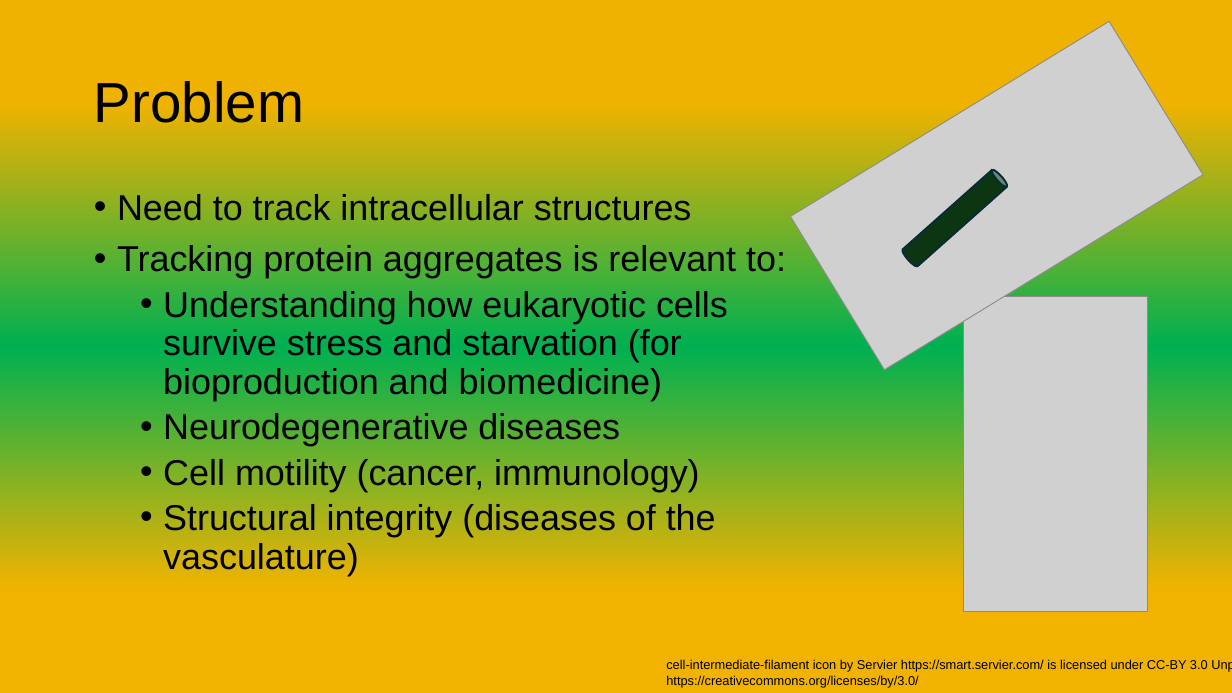
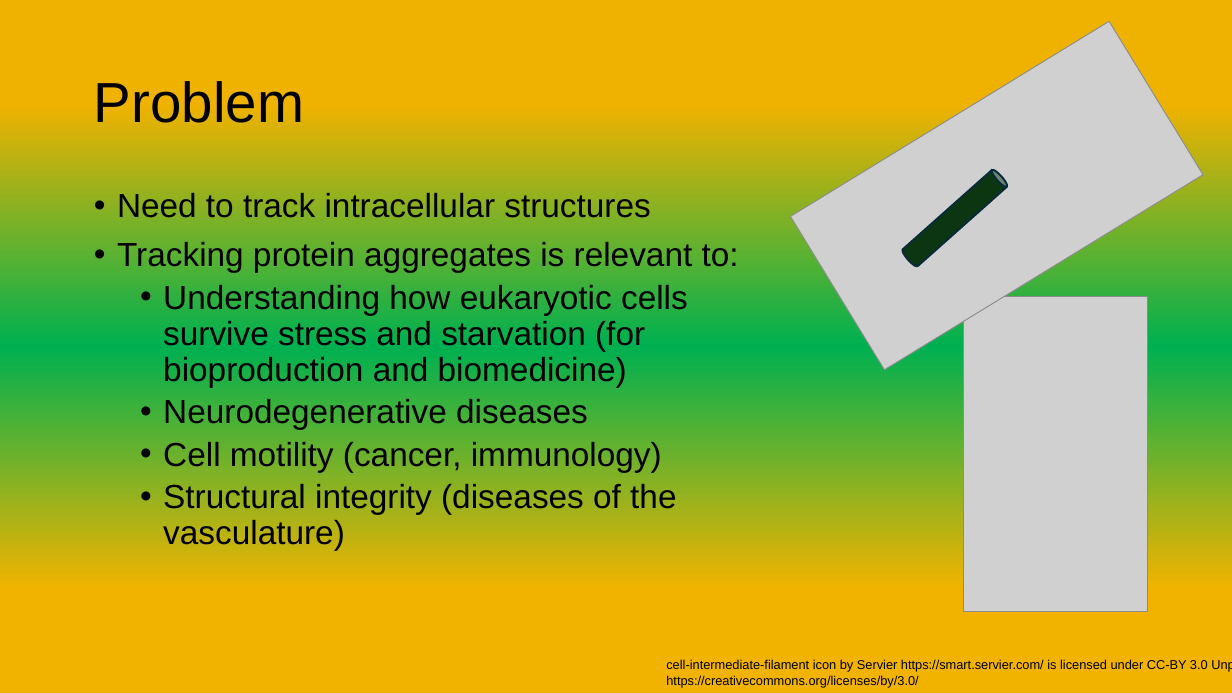
Before and after one commit to briandaniel14/biohack, a slide deck: slide 2 of Presentations/Biohack_Presentation.pptx. Drawn at 1232x693 pixels with LibreOffice and Linux fonts; fonts in the diff are those of the drawing; grey boxes stand for pictures. Boxes give left, top, right and bottom in pixels: in the first picture for what was removed or moved away, otherwise in the second. Text is boxed around its words. In the diff, an @@ line names an element or a change of style, - is before the commit and + after.

```diff
--- a/Presentations/Biohack_Presentation.pptx
+++ b/Presentations/Biohack_Presentation.pptx
@@ text "Need to track intracellular structures" at (117,193,739,550): size 28 to 26 pt @@
```
Also in this commit, not shown: 2 other slides changed.
